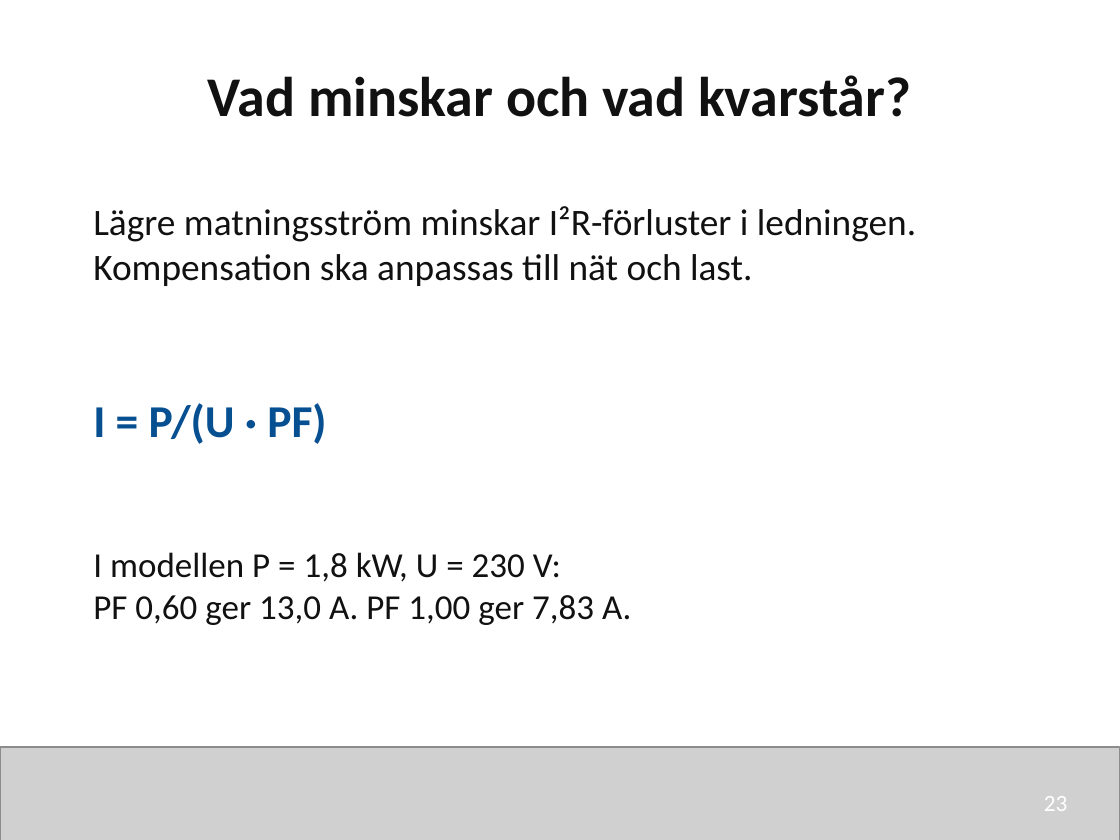
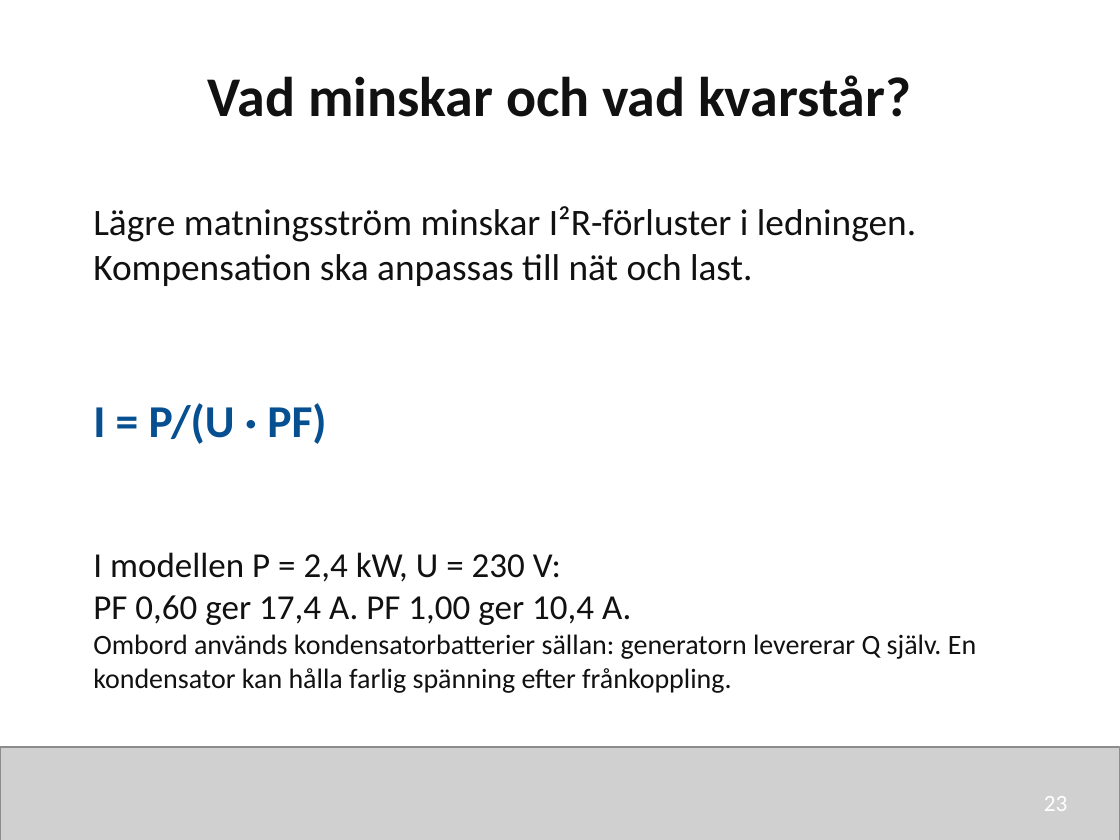
Before and after one commit to nj22az/nj22az.github.io, a slide deck: slide 23 of sjoskolan/vecka-40/aktuell/v40_03_Effekt_i_vaxelstromskretsar_elev.pptx. Drawn at 1120x840 pixels with LibreOffice and Linux fonts; fonts in the diff are those of the drawing; grey boxes stand for pictures. Boxes give left, top, right and bottom in pixels: in the first picture for what was removed or moved away, otherwise in the second. Text is boxed around its words. In the diff, an @@ line names an element or a change of style, - is before the commit and + after.

```diff
--- a/sjoskolan/vecka-40/aktuell/v40_03_Effekt_i_vaxelstromskretsar_elev.pptx
+++ b/sjoskolan/vecka-40/aktuell/v40_03_Effekt_i_vaxelstromskretsar_elev.pptx
@@ text at (x1=93, y1=552, x2=976, y2=693): text changed; size 22.5 to 18 pt @@
-I modellen P = 1,8 kW, U = 230 V:
-PF 0,60 ger 13,0 A. PF 1,00 ger 7,83 A.
+I modellen P = 2,4 kW, U = 230 V:
+PF 0,60 ger 17,4 A. PF 1,00 ger 10,4 A.
+Ombord används kondensatorbatterier sällan: generatorn levererar Q själv. En kondensator kan hålla farlig spänning efter frånkoppling.
```
Also in this commit, not shown: 5 other slides changed, 12 other files.
